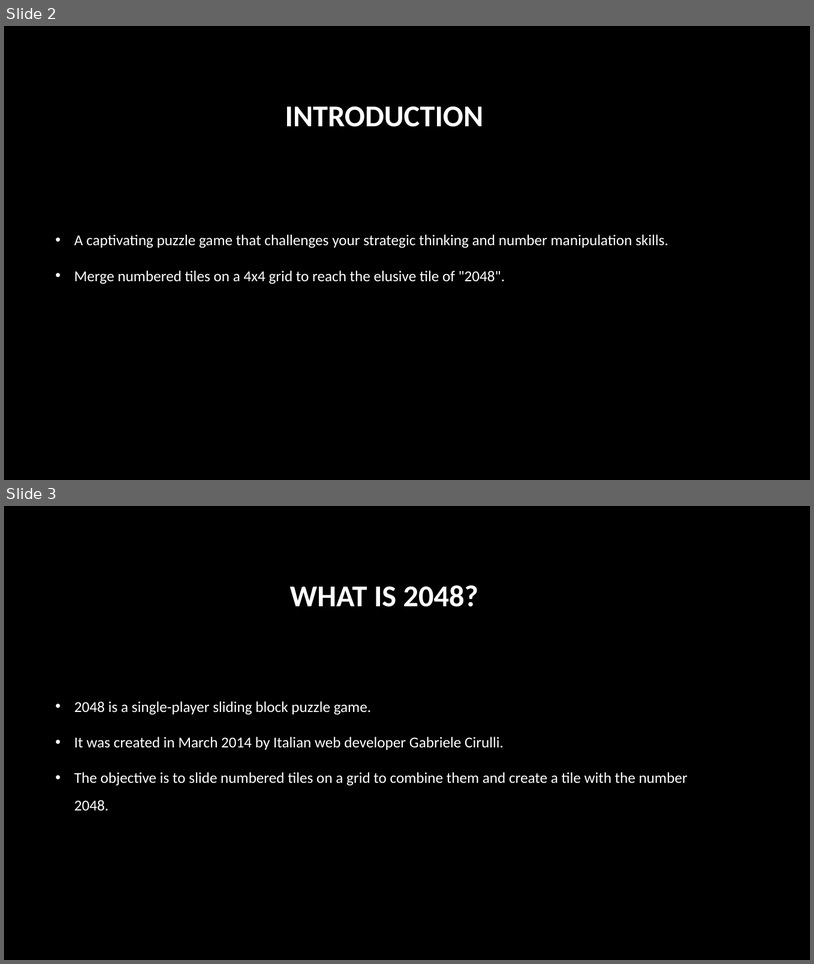
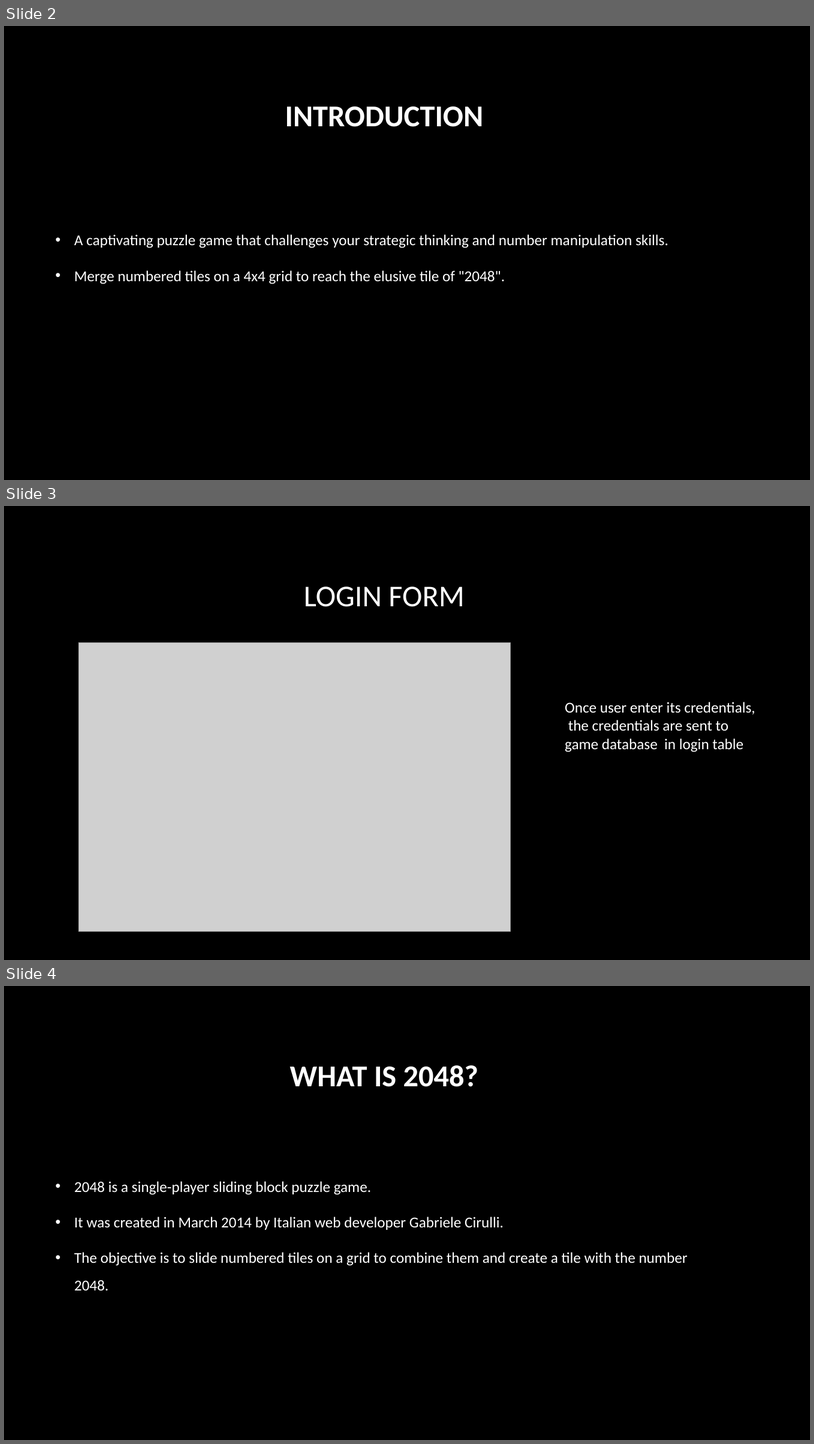
Before and after one commit to Faizan-5/2048-game, a slide deck: game/2048 game.pptx. Shown one above the other, each under a label of ours: slides 2 and 3 before the commit, slides 2, 3 and 4 after it. The pictures are 814x964 and 814x1444 pixels, drawn with LibreOffice and Linux fonts; fonts in the diff are those of the drawing; grey boxes stand for pictures; background and template pictures are left out. Boxes give left, top, right and bottom in pixels: in the first picture for what was removed or moved away, otherwise in the second. Text is boxed around its words. In the diff, an @@ line names an element or a change of style, - is before the commit and + after.

```diff
--- a/game/2048 game.pptx
+++ b/game/2048 game.pptx
@@ slide 3 added at (4,506,810,960), background picture (left out) @@
@@ title added at (304,586,464,607), 36 pt, text #FFFFFF @@
+LOGIN FORM
@@ picture added at (79,643,511,931) @@
@@ text added at (565,702,755,752), 18 pt, text #FFFFFF @@
+Once user enter its credentials,
+the credentials are sent to game database in login table
@@ what was slide 3 is now slide 4 @@
```
Also in this commit, not shown: 4 other slides added.
